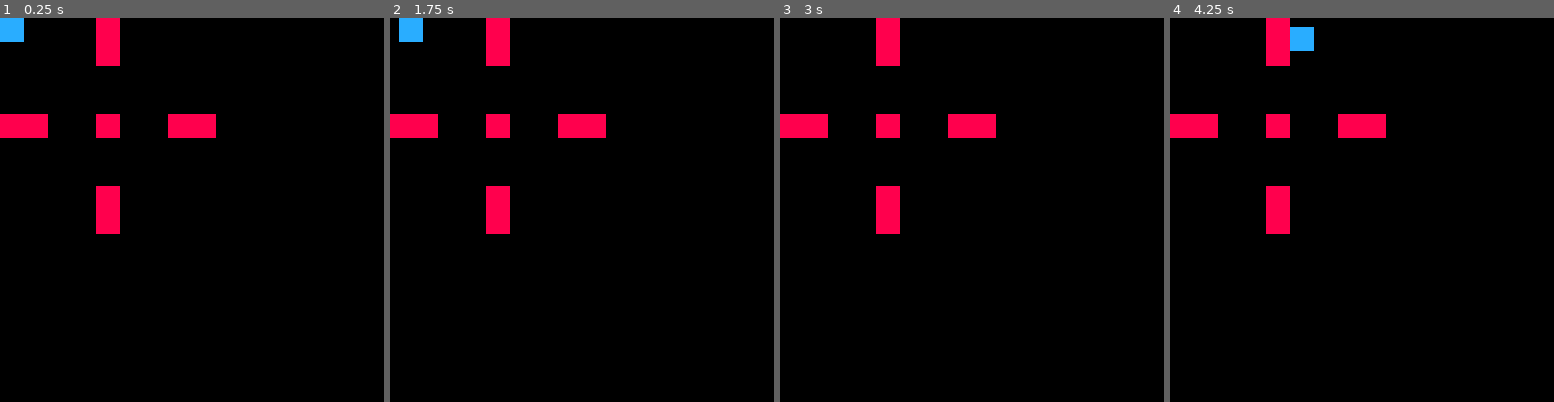
Above: before the commit, frames 1-4 (left to right).
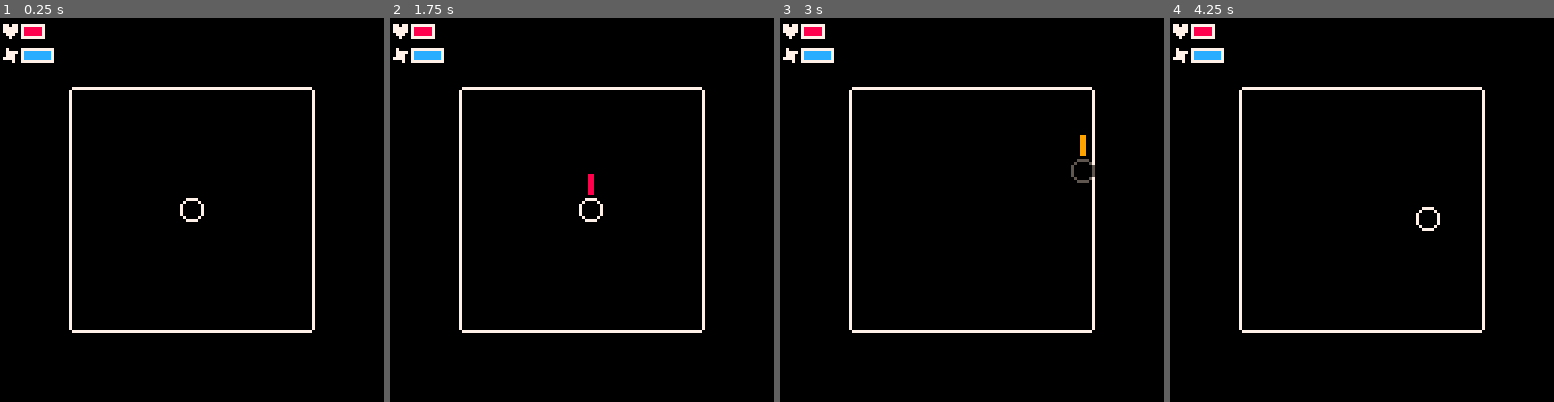
Above: after the commit, the same moments.

Repository: Aethari/Carts
Game: PICO-8 cartridge souls.p8
The game is run twice, just before and just after one commit, with the same random seed, the same clock (stepped at 60 frames per second) and the same inputs.
Inputs:
- Up to frame 1 (0.25 s): no input
- Up to frame 2 (1.75 s): tap X (X key) at 0.33, 1.07 s; tap O (Z key) at 0.7, 1.7 s; hold Right from 1.6 s (still down)
- Up to frame 3 (3 s): tap X (X key) at 1.85, 2.97 s; release Right at 2.1 s; tap O (Z key) at 2.1, 2.5, 2.9 s; hold Up 2.15-2.42 s; hold Right from 2.47 s (still down)
- Up to frame 4 (4.25 s): release Right at 3.03 s; hold Left 3.08-3.58 s; tap O (Z key) at 3.3, 3.7, 4.1 s; hold Down 3.63-3.97 s; hold Right from 4.02 s (still down); tap X (X key) at 4.08 s

The runs differ from the first frame. In frame 1, 6.6% of the frame differs, in the area x 0-83%, y 0-83%; in frame 2, 6.6%; in frame 3, 6.4%; in frame 4, 6.8%.

Commit message:
souls.p8: basic player stats, collision, and arena set up

Diff:
--- a/souls.p8
+++ b/souls.p8
@@ -3,18 +3,37 @@
 __lua__
 -- untitled soulslike game
 -- 2025 aethari
-
+-- general library functions
+
+-- checks a pixel for collision
+function col(x, y)
+	local mx = x/8
+	local my = y/8
+	return fget(mget(mx, my), 0)
+end
+
+
+-->8
 -- player
 local p = {
-	x = 0,
-	y = 0,
+	x = 60,
+	y = 60,
 	dx = 0,
 	dy = 0,
 
 	sprite = 1,
 
 	speed = .4,
-	maxspeed = 1.5
+	maxspeed = 1.5,
+
+	atk = false,
+	inv = false,
+
+	mhp = 5,
+	hp = 5,
+
+	mst = 10,
+	st = 10
 }
 
 function p.draw()
@@ -23,11 +42,11 @@
 
 function p.input()
 	-- left/right
-	if btn(0) then
+	if btn(0)	then
 		if p.dx > -p.maxspeed then
 			p.dx -= p.speed
 		end
-	elseif btn(1) then
+	elseif btn(1)	then
 		if p.dx < p.maxspeed then
 			p.dx += p.speed
 		end
@@ -56,21 +75,256 @@
 		end
 	end
 
+	-- left/right collision
+	if
+		col(p.x-1, p.y) or
+		col(p.x-1, p.y+7)
+	then
+		if p.dx < 0 then
+			p.dx = 0
+		end
+	elseif
+		col(p.x+8, p.y) or
+		col(p.x+8, p.y+7)
+	then
+		if p.dx > 0 then
+			p.dx = 0
+		end
+	end
+
+	-- up/down collision
+	if
+		col(p.x, p.y-1) or
+		col(p.x+7, p.y-1)
+	then
+		if p.dy < 0 then
+			p.dy = 0
+		end
+	elseif
+		col(p.x, p.y+8) or
+		col(p.x+7, p.y+8)
+	then
+		if p.dy > 0 then
+			p.dy = 0
+		end
+	end
+
+	if
+		btn(5) and
+		p.st > 0
+	then
+		p.inv = true
+		p.st -= .475
+	else
+		p.inv = false
+		if p.st < p.mst then
+			p.st += .125
+		end
+	end
+
+	if
+		btnp(4) and
+		not p.inv
+	then
+		-- attack
+		p.atk = true
+	end
+
 	p.x += p.dx
 	p.y += p.dy
 end
 
+-->8
+-- pico functions
 function _update()
 	p.input()
-end
+
+	if p.inv then
+		p.sprite = 2
+	else
+		p.sprite = 1
+	end
+end
+
+local atkframe = 32
 
 function _draw()
 	cls(0)
 
-	map(0, 0, 0, 0, 17, 17)
+	map(0,0,0,0,17,17)
 
 	p.draw()
-end
+
+	if p.atk then
+		spr(atkframe,p.x,p.y-8)
+		atkframe += .5
+		p.atk = true
+	end
+
+	if atkframe > 36 then
+		atkframe = 32
+		p.atk = false
+	end
+
+	-- draw health
+	?"♥",0,2,7
+	if p.hp > 0 then
+		rectfill(8,2,p.hp+8,6,8)
+	end
+	rect(7,2,p.mhp+9,6,7)
+
+	-- draw stamina
+	?"✽",0,10,7
+	if p.st > 0 then
+		rectfill(7,10,p.st+7,14,12)
+	end
+	rect(7,10,p.mst+7,14,7)
+end
+…(145 lines of a section not shown)…
 
 
 
@@ -81,15 +335,20 @@
 
 
 __gff__
-0000000000000000000000000000000100000000000000000000000000000000000000000000000000000000000000000000000000000000000000000000000000000000000000000000000000000000000000000000000000000000000000000000000000000000000000000000000000000000000000000000000000000000
+0000000000000000000000000000010000000000000000000000000000010001000000000000000000000000000001000000000000000000000000000000000000000000000000000000000000000000000000000000000000000000000000000000000000000000000000000000000000000000000000000000000000000000
 0000000000000000000000000000000000000000000000000000000000000000000000000000000000000000000000000000000000000000000000000000000000000000000000000000000000000000000000000000000000000000000000000000000000000000000000000000000000000000000000000000000000000000
 __map__
-000000000f000000000000000000000000000000000000000000000000000000000000000000000000000000000000000000000000000000000000000000000000000000000000000000000000000000000000000000000000000000000000000000000000000000000000000000000000000000000000000000000000000000
-000000000f000000000000000000000000000000000000000000000000000000000000000000000000000000000000000000000000000000000000000000000000000000000000000000000000000000000000000000000000000000000000000000000000000000000000000000000000000000000000000000000000000000
 0000000000000000000000000000000000000000000000000000000000000000000000000000000000000000000000000000000000000000000000000000000000000000000000000000000000000000000000000000000000000000000000000000000000000000000000000000000000000000000000000000000000000000
 0000000000000000000000000000000000000000000000000000000000000000000000000000000000000000000000000000000000000000000000000000000000000000000000000000000000000000000000000000000000000000000000000000000000000000000000000000000000000000000000000000000000000000
-0f0f00000f00000f0f0000000000000000000000000000000000000000000000000000000000000000000000000000000000000000000000000000000000000000000000000000000000000000000000000000000000000000000000000000000000000000000000000000000000000000000000000000000000000000000000
-0000000000000000000000000000000000000000000000000000000000000000000000000000000000000000000000000000000000000000000000000000000000000000000000000000000000000000000000000000000000000000000000000000000000000000000000000000000000000000000000000000000000000000
-0000000000000000000000000000000000000000000000000000000000000000000000000000000000000000000000000000000000000000000000000000000000000000000000000000000000000000000000000000000000000000000000000000000000000000000000000000000000000000000000000000000000000000
-000000000f000000000000000000000000000000000000000000000000000000000000000000000000000000000000000000000000000000000000000000000000000000000000000000000000000000000000000000000000000000000000000000000000000000000000000000000000000000000000000000000000000000
-000000000f000000000000000000000000000000000000000000000000000000000000000000000000000000000000000000000000000000000000000000000000000000000000000000000000000000000000000000000000000000000000000000000000000000000000000000000000000000000000000000000000000000
+0000000e0e0e0e0e0e0e0e0e0e00000000000000000000000000000000000000000000000000000000000000000000000000000000000000000000000000000000000000000000000000000000000000000000000000000000000000000000000000000000000000000000000000000000000000000000000000000000000000
+00001d000000000000000000001f000000000000000000000000000000000000000000000000000000000000000000000000000000000000000000000000000000000000000000000000000000000000000000000000000000000000000000000000000000000000000000000000000000000000000000000000000000000000
+00001d000000000000000000001f000000000000000000000000000000000000000000000000000000000000000000000000000000000000000000000000000000000000000000000000000000000000000000000000000000000000000000000000000000000000000000000000000000000000000000000000000000000000
+00001d000000000000000000001f000000000000000000000000000000000000000000000000000000000000000000000000000000000000000000000000000000000000000000000000000000000000000000000000000000000000000000000000000000000000000000000000000000000000000000000000000000000000
+00001d000000000000000000001f000000000000000000000000000000000000000000000000000000000000000000000000000000000000000000000000000000000000000000000000000000000000000000000000000000000000000000000000000000000000000000000000000000000000000000000000000000000000
+00001d000000000000000000001f000000000000000000000000000000000000000000000000000000000000000000000000000000000000000000000000000000000000000000000000000000000000000000000000000000000000000000000000000000000000000000000000000000000000000000000000000000000000
+00001d000000000000000000001f000000000000000000000000000000000000000000000000000000000000000000000000000000000000000000000000000000000000000000000000000000000000000000000000000000000000000000000000000000000000000000000000000000000000000000000000000000000000
+00001d000000000000000000001f000000000000000000000000000000000000000000000000000000000000000000000000000000000000000000000000000000000000000000000000000000000000000000000000000000000000000000000000000000000000000000000000000000000000000000000000000000000000
+00001d000000000000000000001f000000000000000000000000000000000000000000000000000000000000000000000000000000000000000000000000000000000000000000000000000000000000000000000000000000000000000000000000000000000000000000000000000000000000000000000000000000000000
+00001d000000000000000000001f000000000000000000000000000000000000000000000000000000000000000000000000000000000000000000000000000000000000000000000000000000000000000000000000000000000000000000000000000000000000000000000000000000000000000000000000000000000000
+00001d000000000000000000001f000000000000000000000000000000000000000000000000000000000000000000000000000000000000000000000000000000000000000000000000000000000000000000000000000000000000000000000000000000000000000000000000000000000000000000000000000000000000
+0000002e2e2e2e2e2e2e2e2e2e00000000000000000000000000000000000000000000000000000000000000000000000000000000000000000000000000000000000000000000000000000000000000000000000000000000000000000000000000000000000000000000000000000000000000000000000000000000000000
Not shown, changed: 153 lines of the sprite sheet (__gfx__) section of souls.p8
Not shown, changed: the thumbnail (__label__) section of souls.p8
Not shown, changed: Design.md
